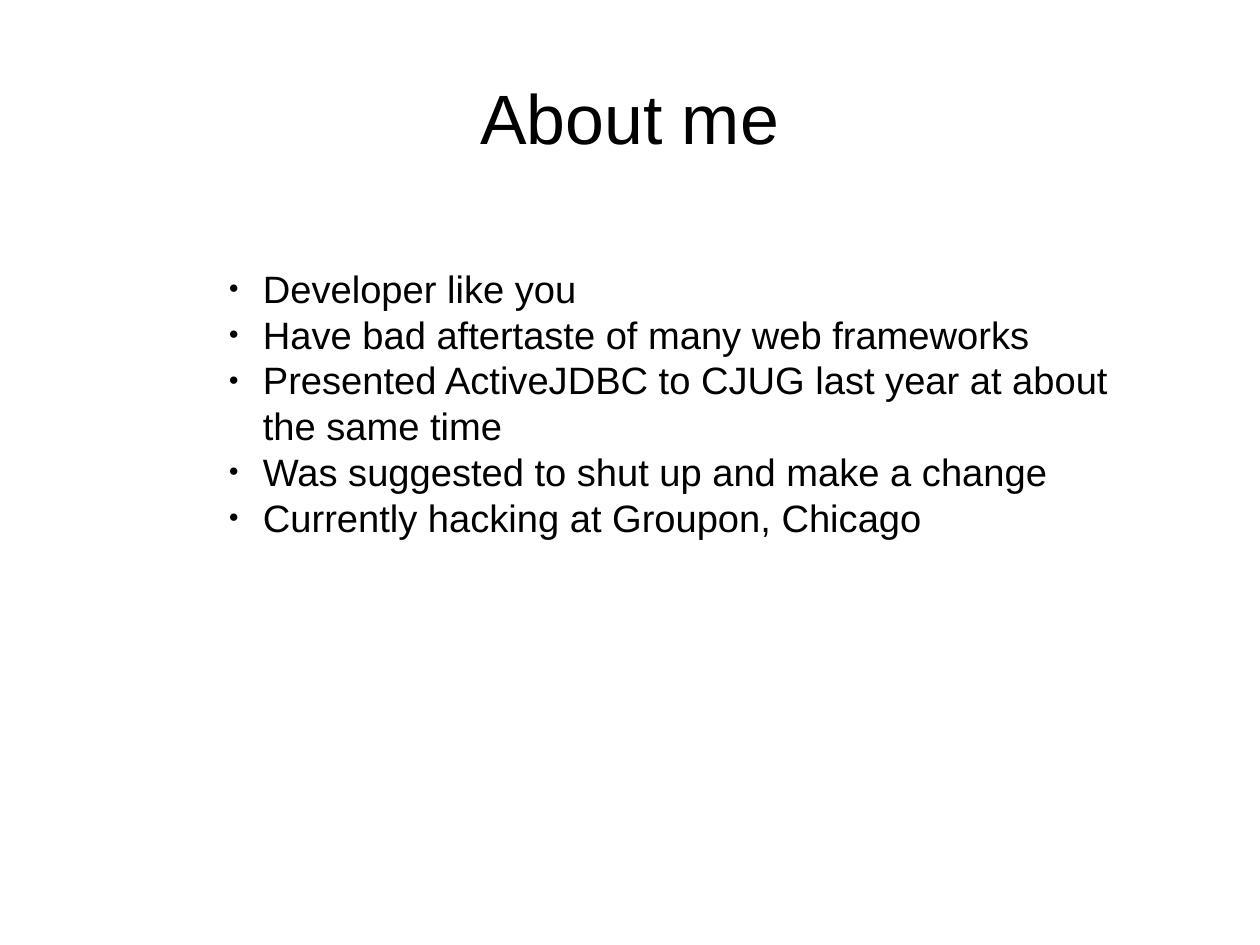
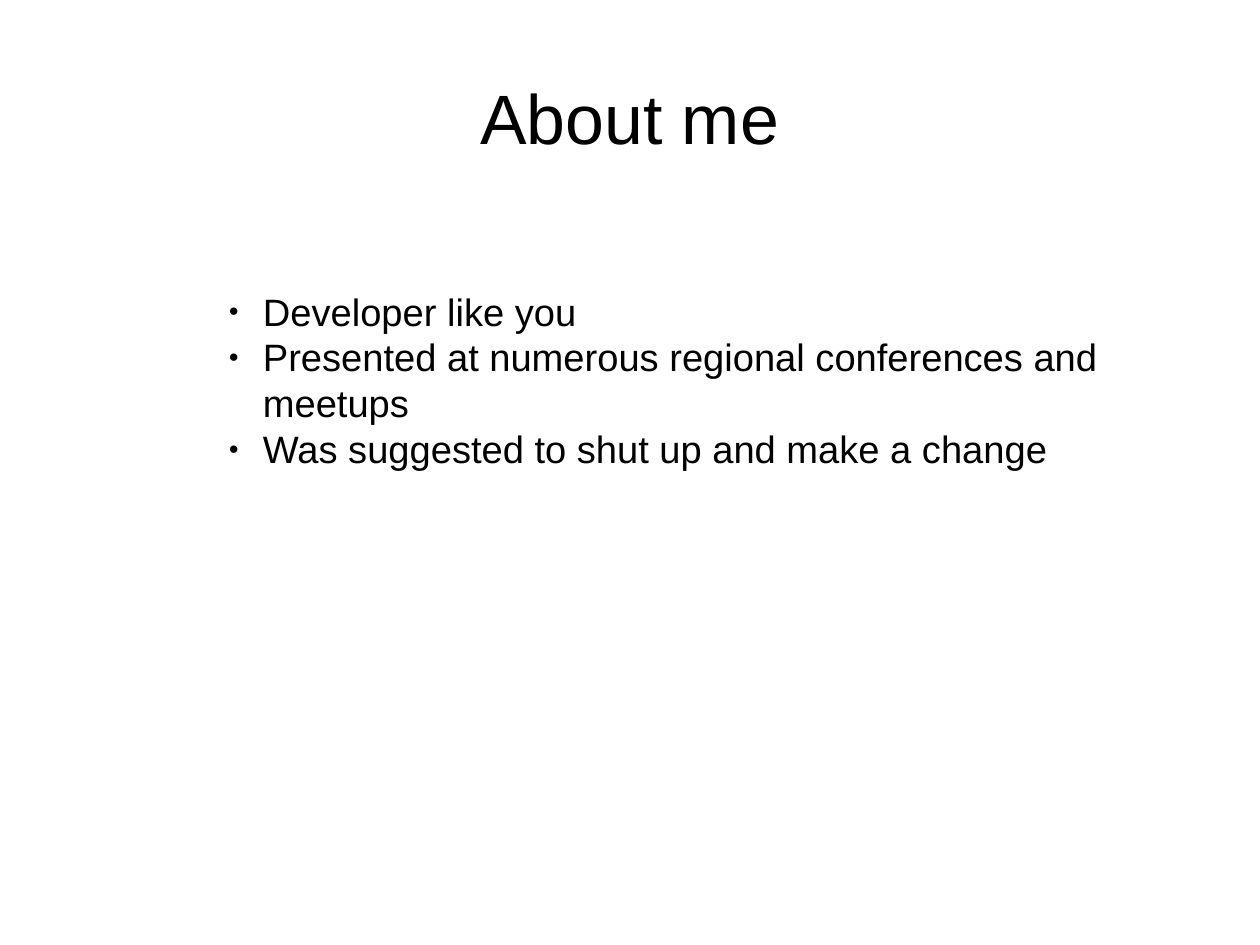
Before and after one commit to javalite/javalite, a slide deck: slide 2 of docs/cjug-activeweb.odp. Drawn at 1260x945 pixels with LibreOffice and Linux fonts; fonts in the diff are those of the drawing. Boxes give left, top, right and bottom in pixels: in the first picture for what was removed or moved away, otherwise in the second. Text is boxed around its words. In the diff, an @@ line names an element or a change of style, - is before the commit and + after.

Commit message:
minor edits for presentation

```diff
--- a/docs/cjug-activeweb.odp
+++ b/docs/cjug-activeweb.odp
@@ subtitle at [263,343,1098,425]: text changed @@
-● Have bad aftertaste of many web frameworks
-● Presented ActiveJDBC to CJUG last year at about the same time
+● Presented at numerous regional conferences and meetups
@@ subtitle at [263,504,922,540]: paragraph removed @@
-● Currently hacking at Groupon, Chicago
```
